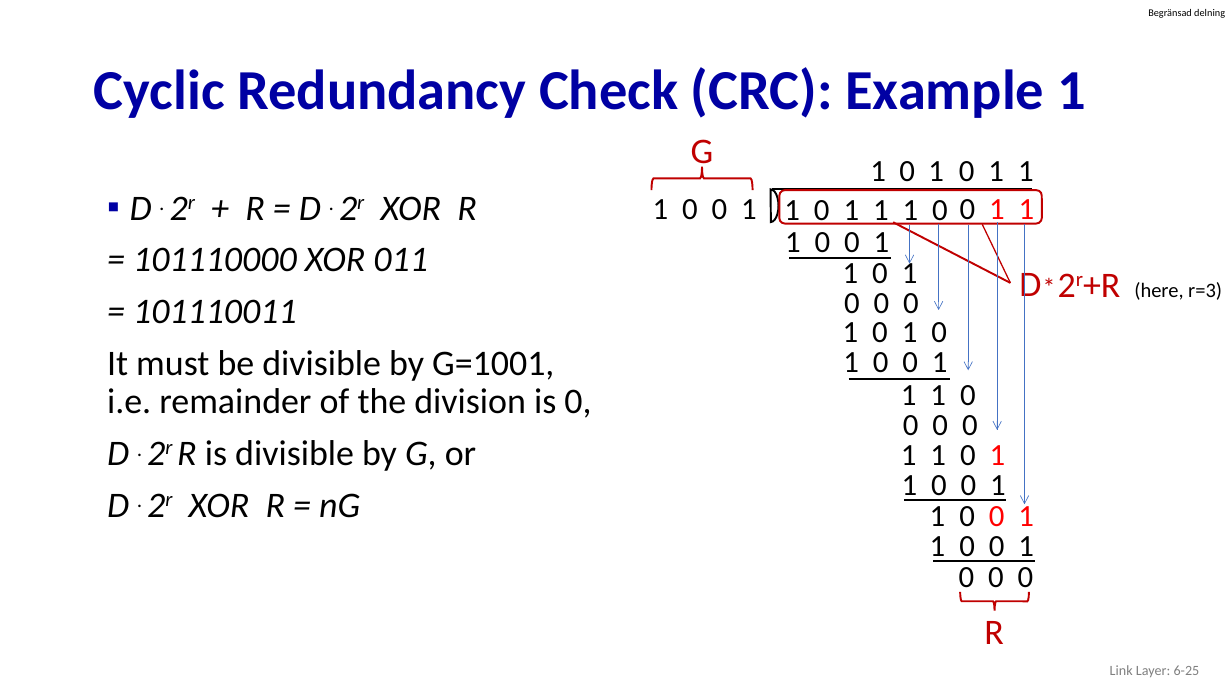
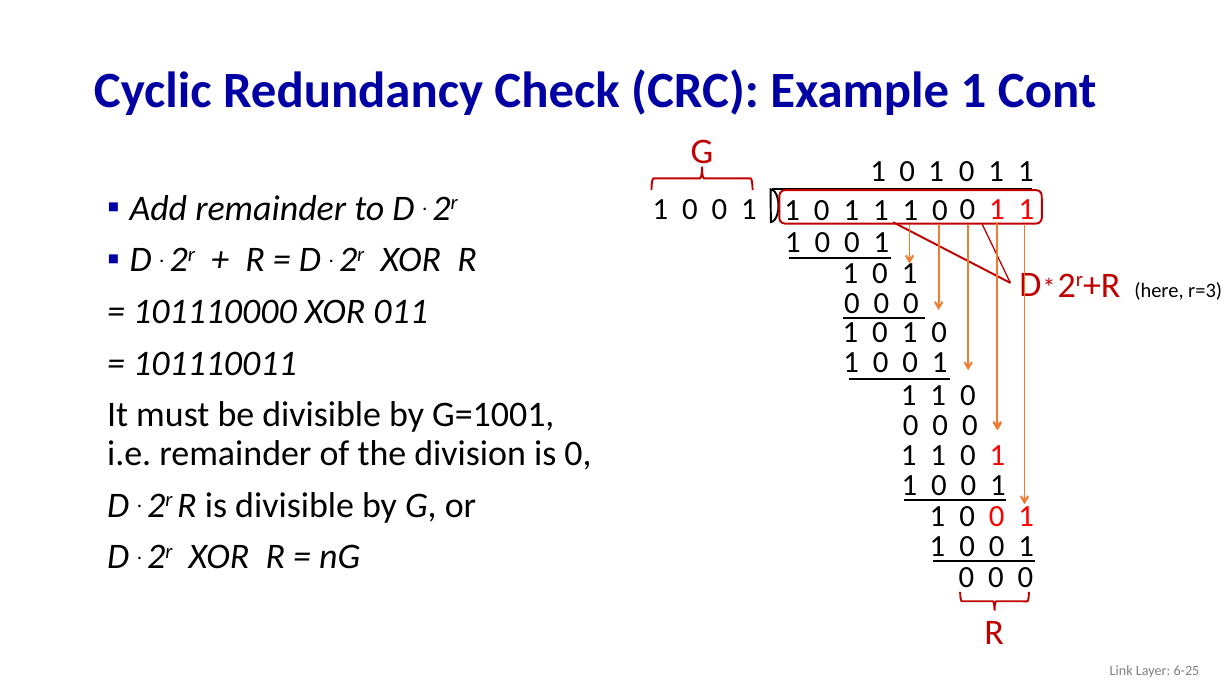
Before and after one commit to guhofstra/CSC175, a slide deck: slide 25 of PPTs/6.1 6.2 Introduction Error-Detection and -Correction Techniques.pptx. Drawn at 1232x693 pixels with LibreOffice and Linux fonts; fonts in the diff are those of the drawing. Boxes give left, top, right and bottom in pixels: in the first picture for what was removed or moved away, otherwise in the second. Text is boxed around its words. In the diff, an @@ line names an element or a change of style, - is before the commit and + after.

```diff
--- a/PPTs/6.1 6.2 Introduction Error-Detection and -Correction Techniques.pptx
+++ b/PPTs/6.1 6.2 Introduction Error-Detection and -Correction Techniques.pptx
@@ text removed at <box>1148,9,1225,18</box> @@
-Begränsad delning
@@ title at <box>94,69,1097,115</box>: text changed; size 44 to 39.6 pt @@
-Cyclic Redundancy Check (CRC): Example 1
+Cyclic Redundancy Check (CRC): Example 1 Cont
@@ text at <box>130,195,414,221</box>: paragraph added @@
+▪ Add remainder to D . 2r
@@ arrow (909, 225) - (909, 263): stroke #4472C4 0.5 pt to #ED7D31 1.5 pt @@
@@ arrow (939, 224) - (939, 310): stroke #4472C4 0.5 pt to #ED7D31 1.5 pt @@
@@ arrow (969, 225) - (969, 371): stroke #4472C4 0.5 pt to #ED7D31 1.5 pt @@
@@ arrow (997, 223) - (997, 430): stroke #4472C4 0.5 pt to #ED7D31 1.5 pt @@
@@ arrow (1025, 224) - (1025, 505): stroke #4472C4 0.5 pt to #ED7D31 1.5 pt @@
@@ line added from (844, 318) to (926, 318), #000000 1.5 pt @@
@@ line (998, 344) - (998, 431): line to arrow; stroke #4472C4 0.5 pt to #ED7D31 1.5 pt @@
```
Also in this commit, not shown: 31 other slides changed, 2 slides added, 23 other files.
